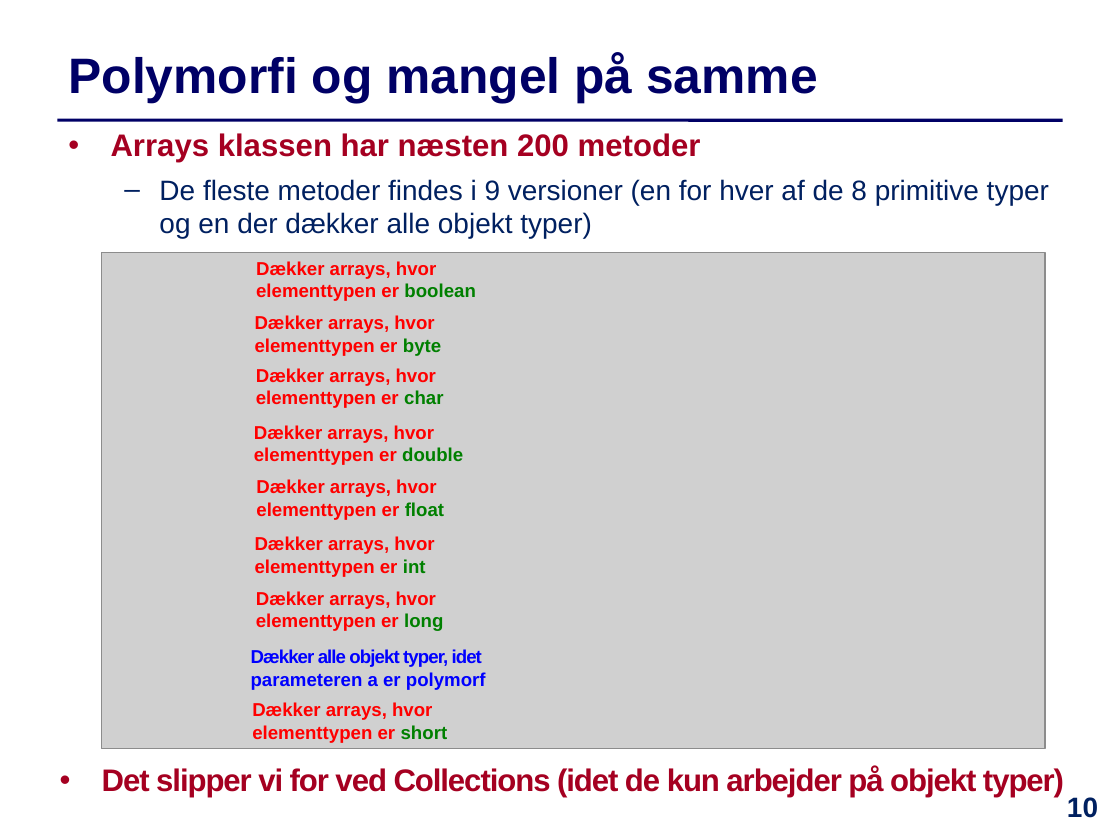
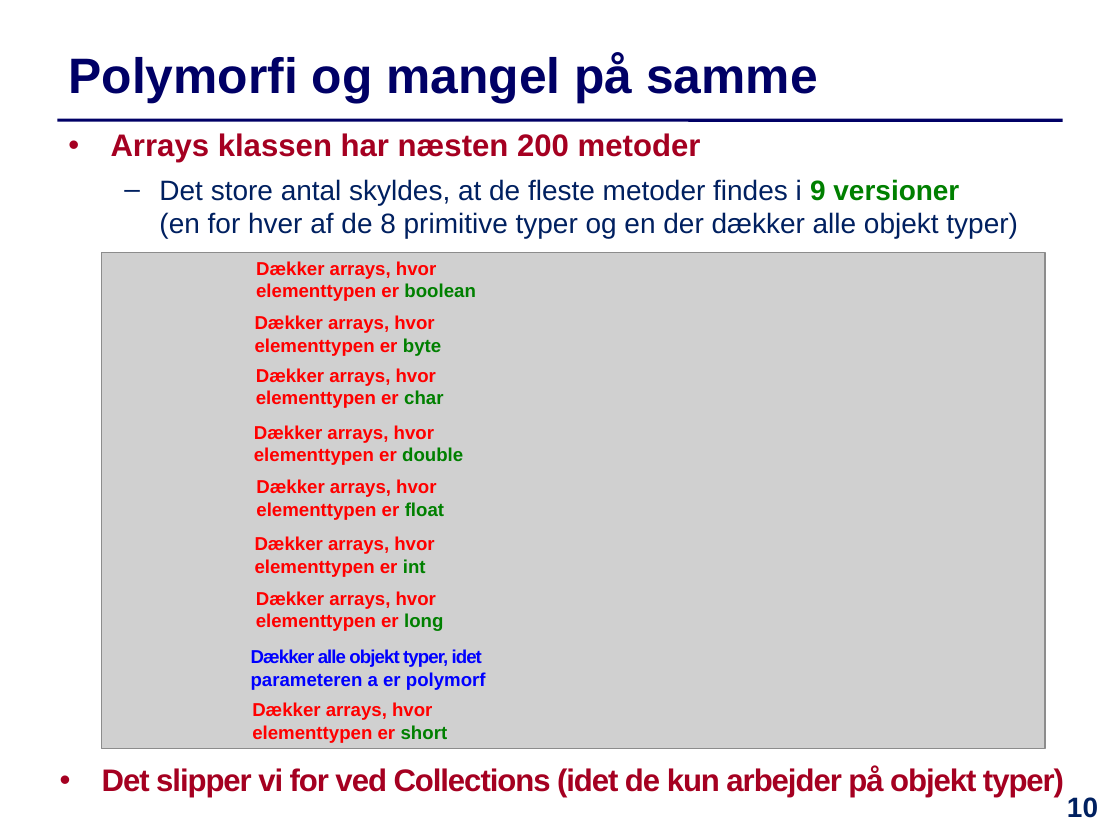
Before and after one commit to IntProgAU/Materiale, a slide deck: slide 10 of web/e21/uge_9/Slides-Uge9.pptx. Drawn at 1120x840 pixels with LibreOffice and Linux fonts; fonts in the diff are those of the drawing; grey boxes stand for pictures. Boxes give left, top, right and bottom in pixels: in the first picture for what was removed or moved away, otherwise in the second. Text is boxed around its words. In the diff, an @@ line names an element or a change of style, - is before the commit and + after.

```diff
--- a/web/e21/uge_9/Slides-Uge9.pptx
+++ b/web/e21/uge_9/Slides-Uge9.pptx
@@ text at [159, 179, 1018, 239]: text changed @@
-  – De fleste metoder findes i 9 versioner (en for hver af de 8 primitive typer og en der dækker alle objekt typer)
+  – Det store antal skyldes, at de fleste metoder findes i 9 versioner
+    (en for hver af de 8 primitive typer og en der dækker alle objekt typer)
```
Also in this commit, not shown: 13 other slides changed, 1 other file.
